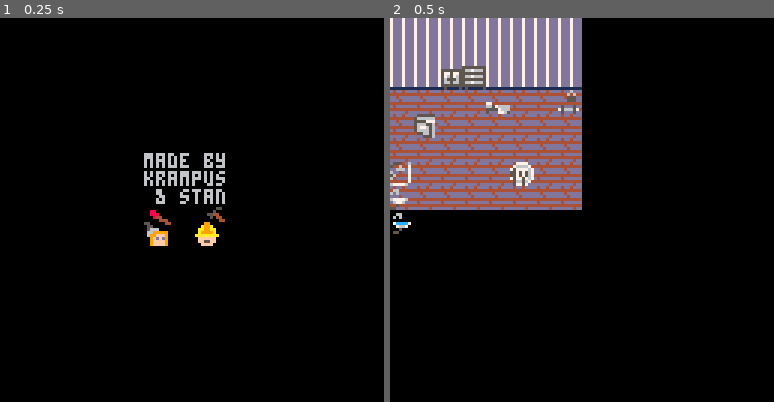
Above: before the commit, frames 1-2 (left to right).
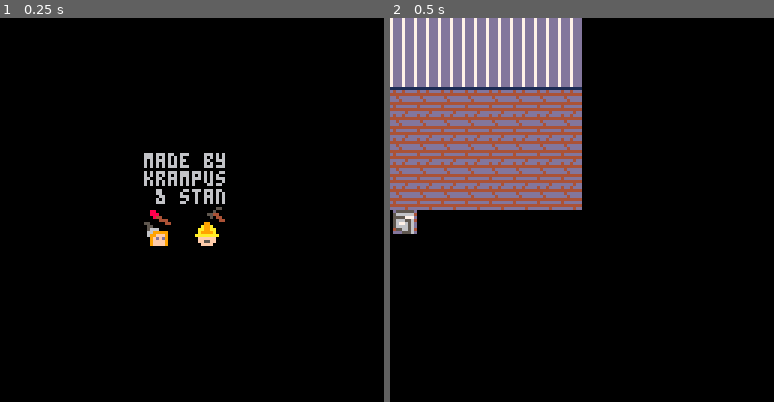
Above: after the commit, the same moments.

Repository: StanTheCarpenter/handle-with-care
Game: PICO-8 cartridge handlewithcare.p8
Two runs of this game, one before a commit and one after it. Both use one fixed random seed, a clock stepped at 60 frames per second and the inputs below.
Inputs:
- Up to frame 1 (0.25 s): no input
- Up to frame 2 (0.5 s): tap X (X key) at 0.33 s

Frame 1 is identical in both runs. In frame 2, 2.1% of the frame differs, in the area x 0-50%, y 12-57%.

Commit message:
Update handlewithcare.p8
Item table updated for testing

Diff:
--- a/handlewithcare.p8
+++ b/handlewithcare.p8
@@ -96,10 +96,34 @@
 items = {}
 
 items[1] = {
-	img = 33,
+	img = 17,
 	x = 1,
 	y = 8*8,
 	act = function() water+=1 end
+	}
+items[2] = {
+	img = 18,
+	x = 1,
+	y = 8*8,
+	act = function() sport+=1 end
+	}
+items[3] = {
+	img = 20,
+	x = 1,
+	y = 8*8,
+	act = function() hygiene+=1 end
+	}
+items[4] = {
+	img = 21,
+	x = 1,
+	y = 8*8,
+	act = function() food+=1 end
+	}
+items[5] = {
+	img = 22,
+	x = 1,
+	y = 8*8,
+	act = function() study+=1 end
 	}
 -->8
 --player
@@ -154,12 +178,12 @@
 __map__
 0a0a0a0a0a0a0a0a000000000000000000000000000000000000000000000000000000000000000000000000000000000000000000000000000000000000000000000000000000000000000000000000000000000000000000000000000000000000000000000000000000000000000000000000000000000000000000000000
 0a0a0a0a0a0a0a0a000000000000000013003033373b00000000000000000000000000000000000000000000000000000000000000000000000000000000000000000000000000000000000000000000000000000000000000000000000000000000000000000000000000000000000000000000000000000000000000000000
-0909101809090909000000000000000000003134383c00000000000000000000000000000000000000000000000000000000000000000000000000000000000000000000000000000000000000000000000000000000000000000000000000000000000000000000000000000000000000000000000000000000000000000000
-0808080813080812000000000000000017003235390000000000000000000000000000000000000000000000000000000000000000000000000000000000000000000000000000000000000000000000000000000000000000000000000000000000000000000000000000000000000000000000000000000000000000000000
-08160808080808080000000000000000230000363a0000000000000000000000000000000000000000000000000000000000000000000000000000000000000000000000000000000000000000000000000000000000000000000000000000000000000000000000000000000000000000000000000000000000000000000000
+0909090909090909000000000000000000003134383c00000000000000000000000000000000000000000000000000000000000000000000000000000000000000000000000000000000000000000000000000000000000000000000000000000000000000000000000000000000000000000000000000000000000000000000
+0808080808080808000000000000000017003235390000000000000000000000000000000000000000000000000000000000000000000000000000000000000000000000000000000000000000000000000000000000000000000000000000000000000000000000000000000000000000000000000000000000000000000000
+08080808080808080000000000000000230000363a0000000000000000000000000000000000000000000000000000000000000000000000000000000000000000000000000000000000000000000000000000000000000000000000000000000000000000000000000000000000000000000000000000000000000000000000
 0808080808080808000000000000000000000000000000000000000000000000000000000000000000000000000000000000000000000000000000000000000000000000000000000000000000000000000000000000000000000000000000000000000000000000000000000000000000000000000000000000000000000000
-1408080808150808000000000000000027000000000000000000000000000000000000000000000000000000000000000000000000000000000000000000000000000000000000000000000000000000000000000000000000000000000000000000000000000000000000000000000000000000000000000000000000000000
-1108080808080808000000000000000000000000000000000000000000000000000000000000000000000000000000000000000000000000000000000000000000000000000000000000000000000000000000000000000000000000000000000000000000000000000000000000000000000000000000000000000000000000
+0808080808080808000000000000000027000000000000000000000000000000000000000000000000000000000000000000000000000000000000000000000000000000000000000000000000000000000000000000000000000000000000000000000000000000000000000000000000000000000000000000000000000000
+0808080808080808000000000000000000000000000000000000000000000000000000000000000000000000000000000000000000000000000000000000000000000000000000000000000000000000000000000000000000000000000000000000000000000000000000000000000000000000000000000000000000000000
 
 
 
